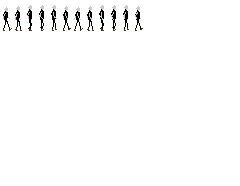
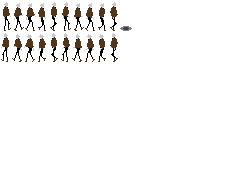
Two versions of the same layered image (w=240, h=186). Layer-by-layer changes:
removed layer "right arms" over (3, 12, 141, 20)
removed layer "right heads" over (4, 5, 140, 12)
removed layer "walking right" over (3, 9, 143, 31)
added layer "shadow" above "walking right poncho" over (120, 26, 132, 31)
added layer "walking right poncho" above "walking right mk.2 heads" over (3, 6, 118, 18)
added layer "walking right mk.2 heads" above "walking right mk.2 arms" over (4, 2, 116, 8)
added layer "walking right mk.2 arms" above "walking right mk.2" over (4, 8, 117, 20)
added layer "walking right mk.2" above "walking left" over (3, 6, 117, 31)
added layer "walking left" above "Running right" over (1, 33, 118, 62)
